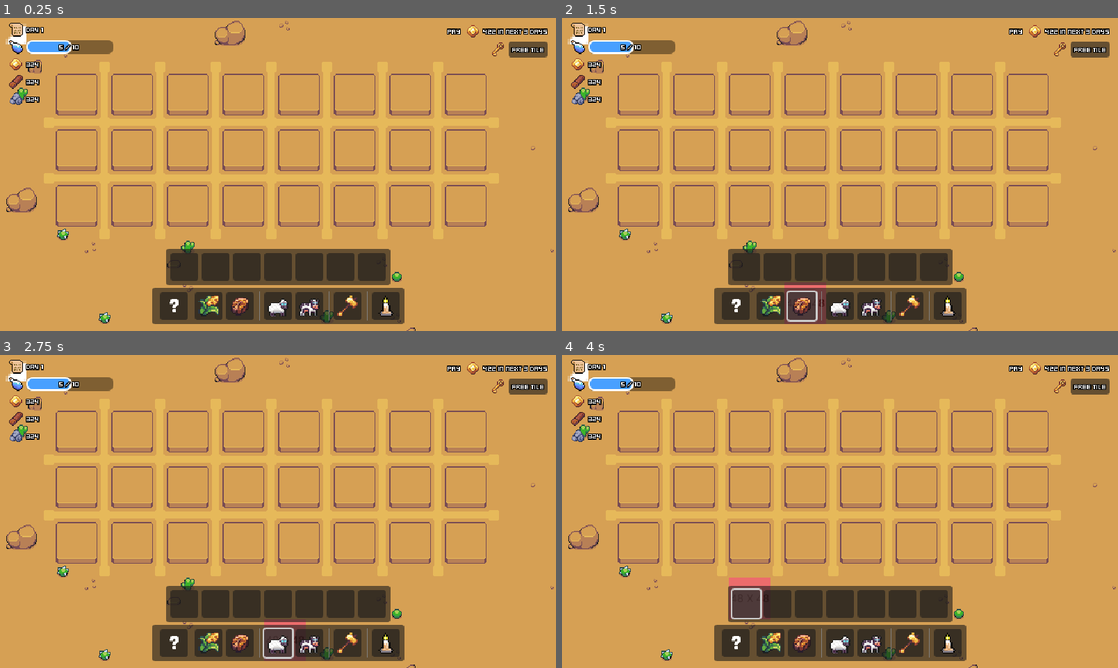
Above: before the commit, frames 1-4 (two rows, left to right).
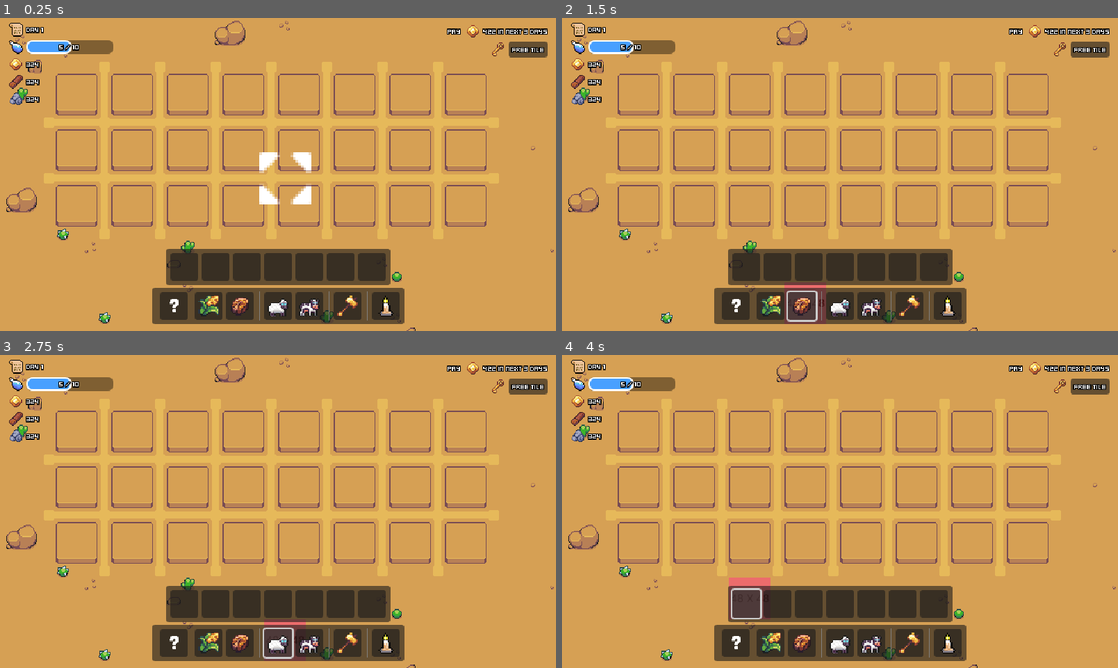
Above: after the commit, the same moments.

Repository: w-dib/DesertPunk
Game: Godot game, scene res://scenes/main/game.tscn
The game is run twice, just before and just after one commit, with the same random seed, the same clock (stepped at 60 frames per second) and the same inputs.
Inputs (mouse positions are in pixels of both pictures, inside the frame that each line leads up to):
- Up to frame 1 (0.25 s): no input
- Up to frame 2 (1.5 s): click (773, 305) at 0.5 s; click (801, 305) at 1.25 s
- Up to frame 3 (2.75 s): click (278, 642) at 2 s
- Up to frame 4 (4 s): click (873, 642) at 2.75 s; click (745, 602) at 3.52 s

The runs differ from the first frame. In frame 1, 0.8% of the frame differs, in the area x 1-56%, y 1-60%; in frame 2, 0.1%; in frame 3, 0.1%; in frame 4, 0.1%.

Commit message:
Prevent overlapping tiles, add multiple tiles

Diff:
--- a/components/deployable_component.gd
+++ b/components/deployable_component.gd
@@ -9,7 +9,7 @@
 
 @export var cell_width: int = 48
 @export var cell_height: int = 48
-@export var parent_building : Node2D
+@export var parent_building : Area2D
 
 var has_built = false
 
@@ -41,6 +41,7 @@
 		draw_rect(building_area,Color.TRANSPARENT)
 
 func can_build(cell_position: Vector2i) -> bool:
+	# Check tilemap conditions
 	for cell in get_all_surrounding_cells(cell_position):
 		var tile_data = tile_map.get_cell_tile_data(2, cell)
 		if tile_data is TileData:
@@ -49,6 +50,10 @@
 				return false
 		else:
 			return false
+	# Check for overlapping bodies
+	if parent_building.has_overlapping_areas():
+		return false
+
 	return true
 
 func get_all_surrounding_cells(middle_cell):
--- a/project.godot
+++ b/project.godot
@@ -30,6 +30,11 @@
 "events": [Object(InputEventMouseButton,"resource_local_to_scene":false,"resource_name":"","device":-1,"window_id":0,"a …(258 unchanged characters)…
 ]
 }
+cancel={
+"deadzone": 0.5,
+"events": [Object(InputEventMouseButton,"resource_local_to_scene":false,"resource_name":"","device":-1,"window_id":0,"alt_pressed":false,"shift_pressed":false,"ctrl_pressed":false,"meta_pressed":false,"button_mask":2,"position":Vector2(178, 15),"global_position":Vector2(182, 49),"factor":1.0,"button_index":2,"canceled":false,"pressed":true,"double_click":false,"script":null)
+]
+}
 
 [layer_names]
 
--- a/resources/plants/dates.tres
+++ b/resources/plants/dates.tres
@@ -10,7 +10,8 @@
 only_grows_on_action = true
 needs_daily_watering_to_grow = false
 needs_nearby_plants_to_grow = false
-can_be_gifted = false
+can_be_free_tile = false
 costs_action_to_deply = false
-tilemap_source = 0
-tilemap_coordinates = Vector2i(0, 0)
+tile_map_source = 0
+tile_map_coordinates = Vector2i(0, 0)
+deployable_scene = "res://scenes/deployables/plants/dates.tscn"
--- a/scenes/deployables/plants/barley.tscn
+++ b/scenes/deployables/plants/barley.tscn
@@ -1,9 +1,14 @@
-[gd_scene load_steps=3 format=3 uid="uid://b3onv6oeq6wr7"]
+[gd_scene load_steps=4 format=3 uid="uid://b3onv6oeq6wr7"]
 
 [ext_resource type="Texture2D" uid="uid://btyigwgbyd20h" path="res://temp/Group 7.png" id="1_rkpew"]
 [ext_resource type="Script" path="res://components/deployable_component.gd" id="2_wo27o"]
 
-[node name="Barley" type="Node2D"]
+[sub_resource type="RectangleShape2D" id="RectangleShape2D_rompp"]
+size = Vector2(48, 48)
+
+[node name="Barley" type="Area2D"]
+collision_layer = 2
+collision_mask = 3
 
 [node name="Sprite2D" type="Sprite2D" parent="."]
 texture = ExtResource("1_rkpew")
@@ -11,3 +16,6 @@
 [node name="DeployableComponent" type="Node2D" parent="." node_paths=PackedStringArray("parent_building")]
 script = ExtResource("2_wo27o")
 parent_building = NodePath("..")
+
+[node name="CollisionShape2D" type="CollisionShape2D" parent="."]
+shape = SubResource("RectangleShape2D_rompp")
--- /dev/null
+++ b/scenes/deployables/plants/dates.tscn
@@ -0,0 +1,22 @@
+[gd_scene load_steps=4 format=3 uid="uid://mrei8i4gf6be"]
+
+[ext_resource type="Texture2D" uid="uid://btyigwgbyd20h" path="res://temp/Group 7.png" id="1_d2nxr"]
+[ext_resource type="Script" path="res://components/deployable_component.gd" id="2_x7043"]
+
+[sub_resource type="RectangleShape2D" id="RectangleShape2D_y7dg4"]
+size = Vector2(48, 48)
+
+[node name="Dates" type="Area2D"]
+collision_layer = 2
+collision_mask = 3
+
+[node name="Sprite2D" type="Sprite2D" parent="."]
+modulate = Color(0.92549, 0.447059, 0.870588, 1)
+texture = ExtResource("1_d2nxr")
+
+[node name="DeployableComponent" type="Node2D" parent="." node_paths=PackedStringArray("parent_building")]
+script = ExtResource("2_x7043")
+parent_building = NodePath("..")
+
+[node name="CollisionShape2D" type="CollisionShape2D" parent="."]
+shape = SubResource("RectangleShape2D_y7dg4")
--- a/scenes/main/game.tscn
+++ b/scenes/main/game.tscn
@@ -361,14 +361,17 @@
 sources/7 = SubResource("TileSetAtlasSource_gf01t")
 sources/8 = SubResource("TileSetAtlasSource_7pe2t")
 
-[node name="Game" type="Node2D"]
+[node name="Game" type="Node2D" node_paths=PackedStringArray("hover_mouse", "tile_map")]
 script = ExtResource("1_kfgdk")
+hover_mouse = NodePath("HoverMouse")
+tile_map = NodePath("World/TileMap")
 
 [node name="Camera2D" type="Camera2D" parent="."]
 position = Vector2(320, 180)
 script = ExtResource("2_jf6k2")
 
 [node name="HoverMouse" parent="." node_paths=PackedStringArray("tile_map") instance=ExtResource("3_c0fkh")]
+visible = false
 z_index = 4
 tile_map = NodePath("../World/TileMap")
 
@@ -389,8 +392,6 @@
 
 [node name="UI" parent="." instance=ExtResource("6_dhwtt")]
 
-[node name="PreviewTile" type="Node" parent="."]
-
-[node name="DeployedTiles" type="Node" parent="."]
+[node name="Tiles" type="Node" parent="."]
 
 [connection signal="deployable_passed" from="UI" to="." method="_on_ui_deployable_passed"]
--- a/scripts/UI/UI.gd
+++ b/scripts/UI/UI.gd
@@ -22,9 +22,9 @@
 func handle_action_bar_press(button_pressed) -> void:
 	match button_pressed:
 		barley_button:
-			deploy_barley()
+			deploy(barley_resource)
 		dates_button:
-			print("dates")
+			deploy(dates_resource)
 		goat_button:
 			print("goat")
 		camel_button:
@@ -33,5 +33,5 @@
 func _on_hammer_button_toggled(_toggled_on: bool) -> void:
 	build_bar.visible = !build_bar.visible
 
-func deploy_barley():
-	deployable_passed.emit(barley_resource)
+func deploy(resource):
+	deployable_passed.emit(resource)
--- a/scripts/main/game.gd
+++ b/scripts/main/game.gd
@@ -1,34 +1,42 @@
 extends Node2D
 
-#@export var hover_mouse: AnimatedSprite2D
-#@export var tile_map: TileMap
-#
-#@onready var mouse_position : Vector2
-#@onready var tile_map_position : Vector2i
-@onready var deployed_tiles: Node = $DeployedTiles
-@onready var preview_tile: Node = $PreviewTile
+@onready var tiles: Node = $Tiles
 
-var current_deployable : DeployableResource
+@onready var mouse_position : Vector2
+@onready var tile_map_position : Vector2i
+
+@export var hover_mouse: AnimatedSprite2D
+@export var tile_map: TileMap
+
+var current_deployable : DeployableResource = null
 var preview_active := false
-#func _process(_delta: float) -> void:
-	#mouse_position = get_global_mouse_position()
-	#tile_map_position = tile_map.local_to_map(mouse_position)
-#
-	#hover_mouse.show_hover_mouse()
+var deployable_component : Node2D
+var preview_scene : Node2D
 
-func _input(event: InputEvent) -> void:
-	if event is InputEventMouseButton && event.button_index == MOUSE_BUTTON_RIGHT:
+func _process(_delta: float) -> void:
+	mouse_position = get_global_mouse_position()
+	tile_map_position = tile_map.local_to_map(mouse_position)
+	if !preview_active:
+		hover_mouse.show_hover_mouse()
+
+func _input(event):
+	if event.is_action_pressed("cancel"):
 		if preview_active:
-			preview_tile.get_child(0).queue_free()
 			preview_active = false
+			get_tree().get_first_node_in_group("preview_tile").queue_free()
 
 func _on_ui_deployable_passed(deployable: DeployableResource) -> void:
-	print("pressed")
 	if !preview_active:
 		preview_active = true
 		current_deployable = deployable
-		var preview_scene = load(current_deployable.deployable_scene).instantiate()
-		preview_tile.add_child(preview_scene)
-		var deployable_component = preview_scene.get_node("DeployableComponent")
-	else:
-		current_deployable = null
+		preview_scene = load(current_deployable.deployable_scene).instantiate()
+		tiles.add_child(preview_scene)
+		preview_scene.add_to_group("preview_tile")
+		deployable_component = preview_scene.get_node("DeployableComponent")
+		deployable_component.deployable_deployed.connect(_on_deployable_deployed)
+
+func _on_deployable_deployed() -> void:
+	preview_scene.remove_from_group("preview_tile")
+	preview_scene.add_to_group("deployed_tiles")
+	preview_active = false
+	current_deployable = null
